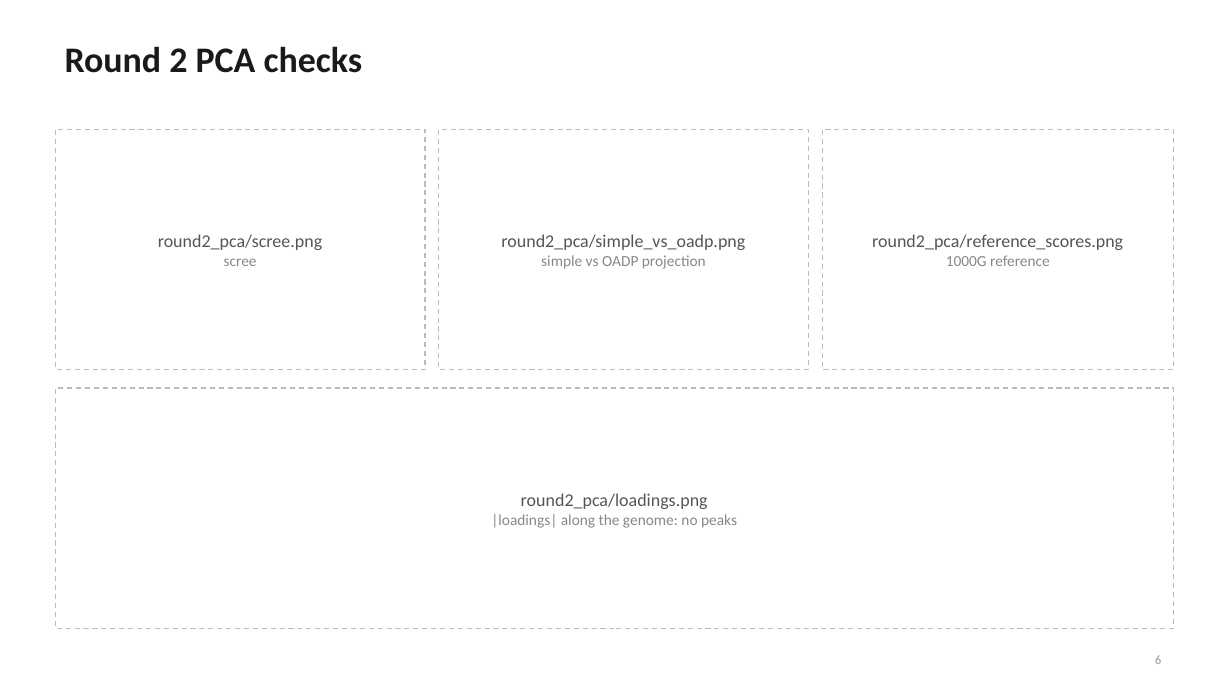
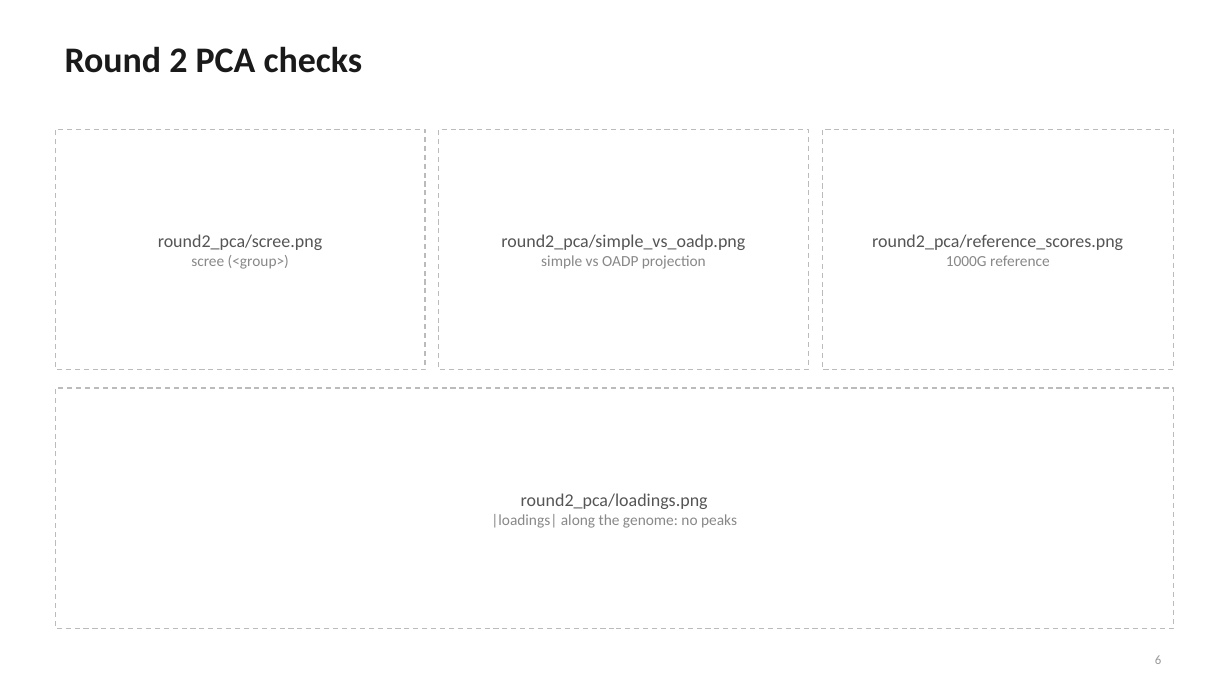
Before and after one commit to mkiravn/aou-covariance, a slide deck: slide 6 of slides/relatedness_scaffold.pptx. Drawn at 1232x693 pixels with LibreOffice and Linux fonts; fonts in the diff are those of the drawing. Boxes give left, top, right and bottom in pixels: in the first picture for what was removed or moved away, otherwise in the second. Text is boxed around its words. In the diff, an @@ line names an element or a change of style, - is before the commit and + after.

```diff
--- a/slides/relatedness_scaffold.pptx
+++ b/slides/relatedness_scaffold.pptx
@@ text at <box>191,255,289,269</box>: text changed @@
-scree
+scree (<group>)
```
Also in this commit, not shown: 9 other slides changed, 3 slides added, 2 other files.
